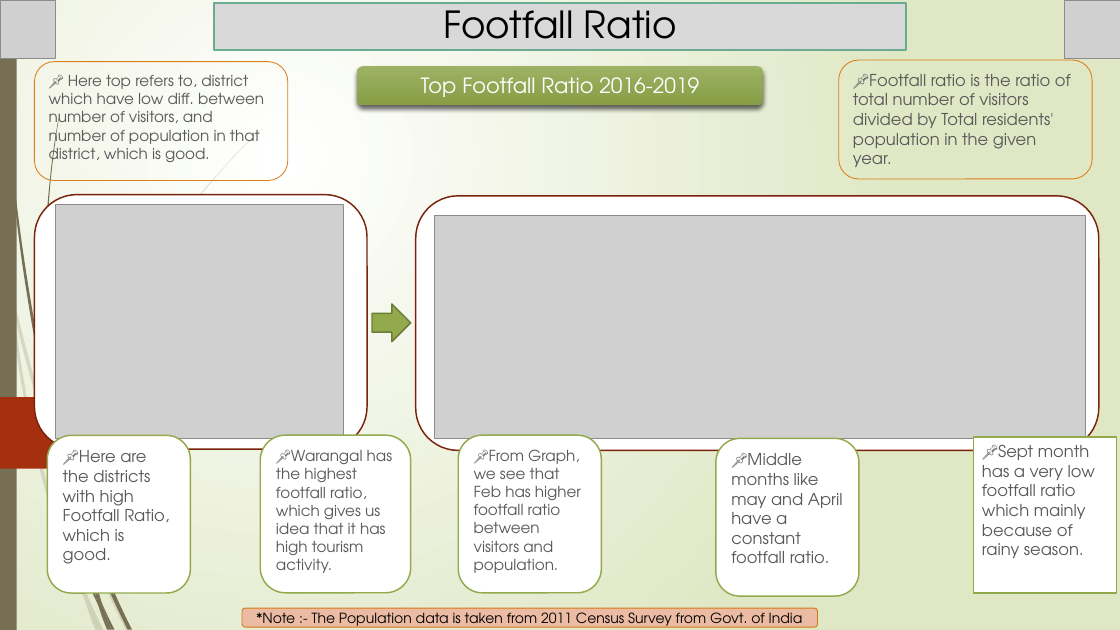
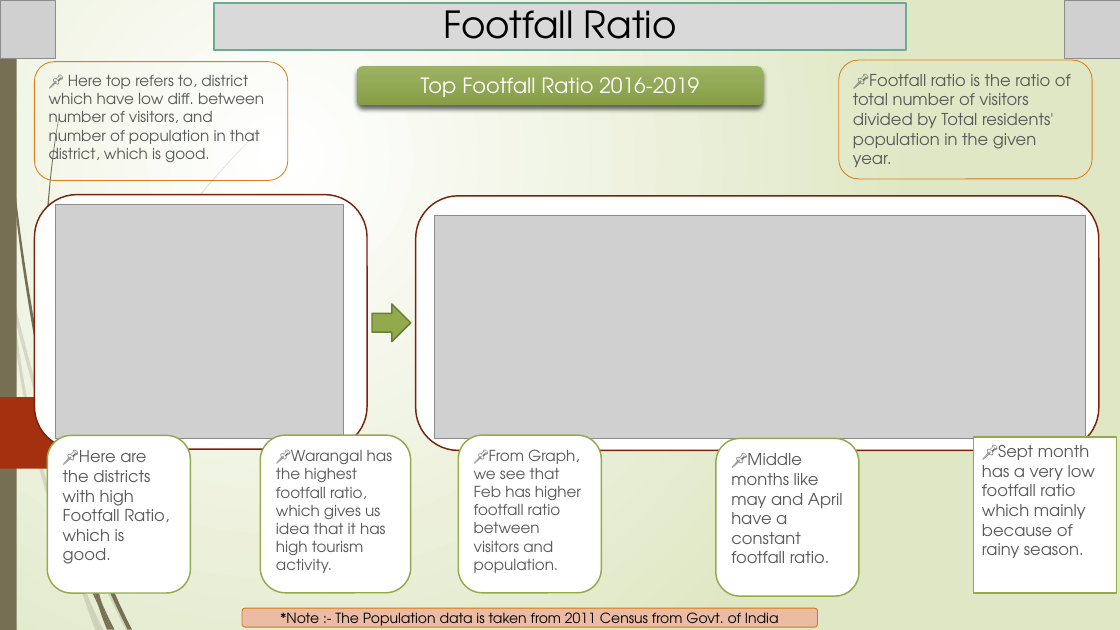
Before and after one commit to Kartik-Lohar/Telangana_Tourism, a slide deck: slide 12 of Tourism Challenge by Codebasics.pptx. Drawn at 1120x630 pixels with LibreOffice and Linux fonts; fonts in the diff are those of the drawing; grey boxes stand for pictures. Boxes give left, top, right and bottom in pixels: in the first picture for what was removed or moved away, otherwise in the second. Text is boxed around its words. In the diff, an @@ line names an element or a change of style, - is before the commit and + after.

```diff
--- a/Tourism Challenge by Codebasics.pptx
+++ b/Tourism Challenge by Codebasics.pptx
@@ text in rounded rectangle at (280,608,779,630): text changed @@
-*Note :- The Population data is taken from 2011 Census Survey from Govt. of India
+*Note :- The Population data is taken from 2011 Census from Govt. of India
```
Also in this commit, not shown: 1 other slide changed, 1 slide added, 1 slide removed.
